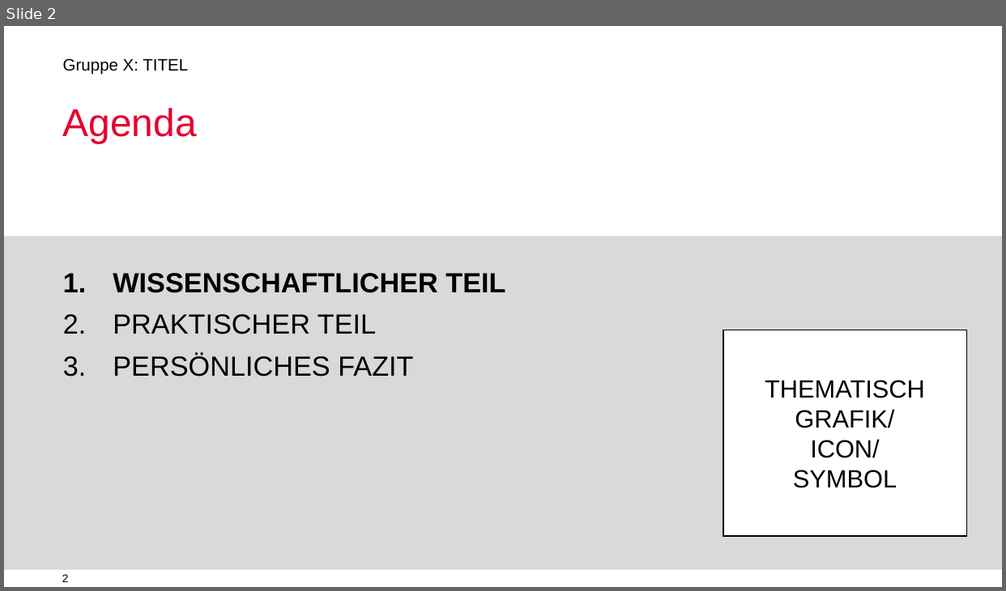
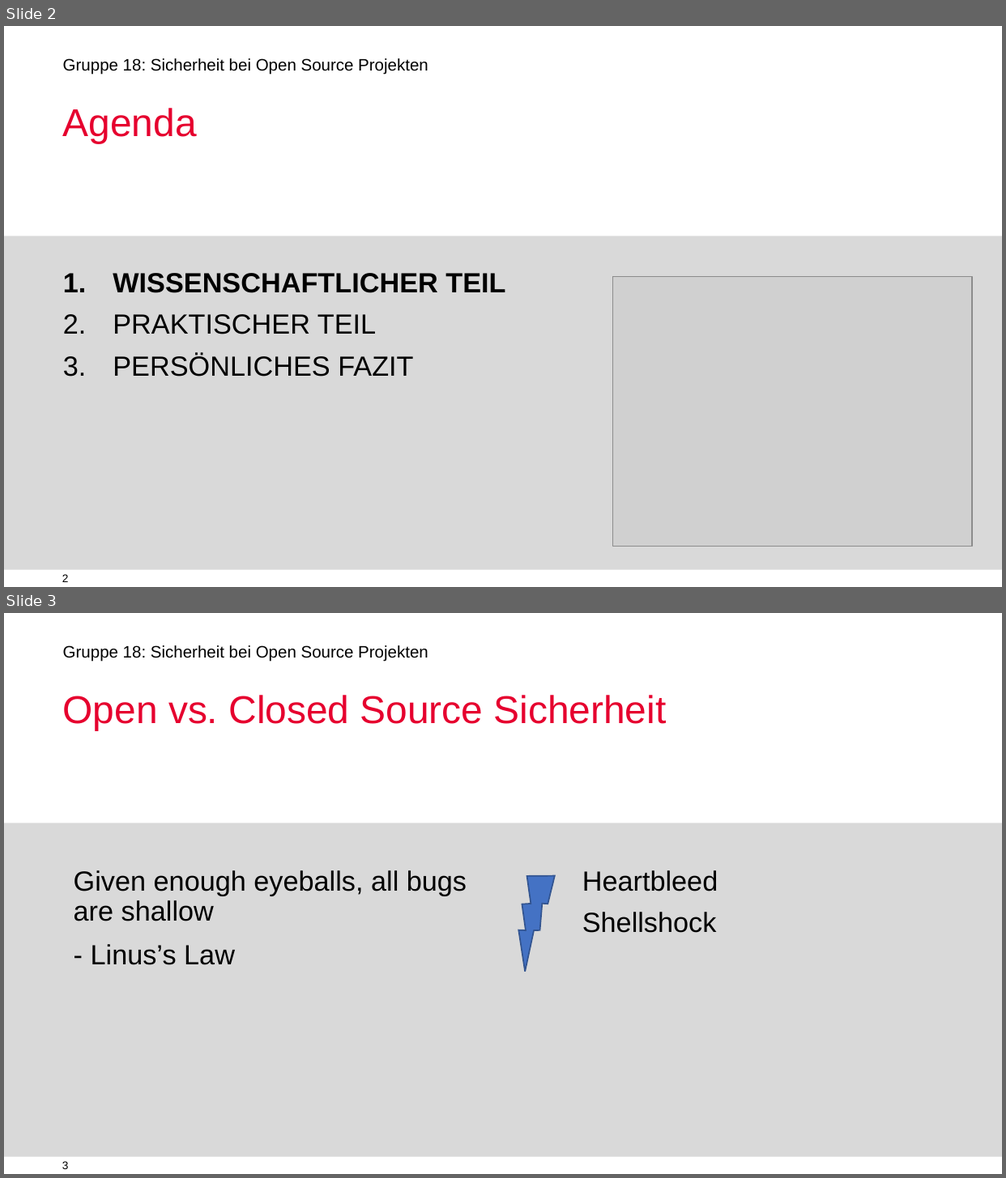
Before and after one commit to jimyouare/digitalenachhaltigkeit, a slide deck: Vortrag/VORLAGE Gruppenpraesentationen(1).pptx. Shown one above the other, each under a label of ours: slide 2 before the commit, slides 2 and 3 after it. The pictures are 1006x591 and 1006x1178 pixels, drawn with LibreOffice and Linux fonts; fonts in the diff are those of the drawing; grey boxes stand for pictures; background and template pictures are left out. Boxes give left, top, right and bottom in pixels: in the first picture for what was removed or moved away, otherwise in the second. Text is boxed around its words. In the diff, an @@ line names an element or a change of style, - is before the commit and + after.

```diff
--- a/Vortrag/VORLAGE Gruppenpraesentationen(1).pptx
+++ b/Vortrag/VORLAGE Gruppenpraesentationen(1).pptx
@@ slide 3 added at [4,613,1002,1174], background #FFFFFF; not listed: 3 template elements that a slide beside it also shows @@
@@ title added at [63,695,667,730], 28 pt, text #E6002E @@
+Open vs. Closed Source Sicherheit
@@ text added at [74,871,467,965], 20 pt, text #000000 @@
+Given enough eyeballs, all bugs are shallow
+- Linus’s Law
@@ lightning bolt added at [480,863,582,972], fill #4472C4, outline #325491 1 pt @@
@@ text added at [582,871,718,933], 20 pt, text #000000 @@
+Heartbleed
+Shellshock
@@ slide 2 changed as well @@
@@ text at [63,58,428,75]: text changed @@
-Gruppe X: TITEL
+Gruppe 18: Sicherheit bei Open Source Projekten
@@ picture added at [613,276,972,546] @@
@@ rectangle removed at [722,331,966,536] @@
-THEMATISCH GRAFIK/
-ICON/
-SYMBOL
```
Also in this commit, not shown: 3 other slides changed, 9 other slides added, 7 slides removed, 5 other files.
